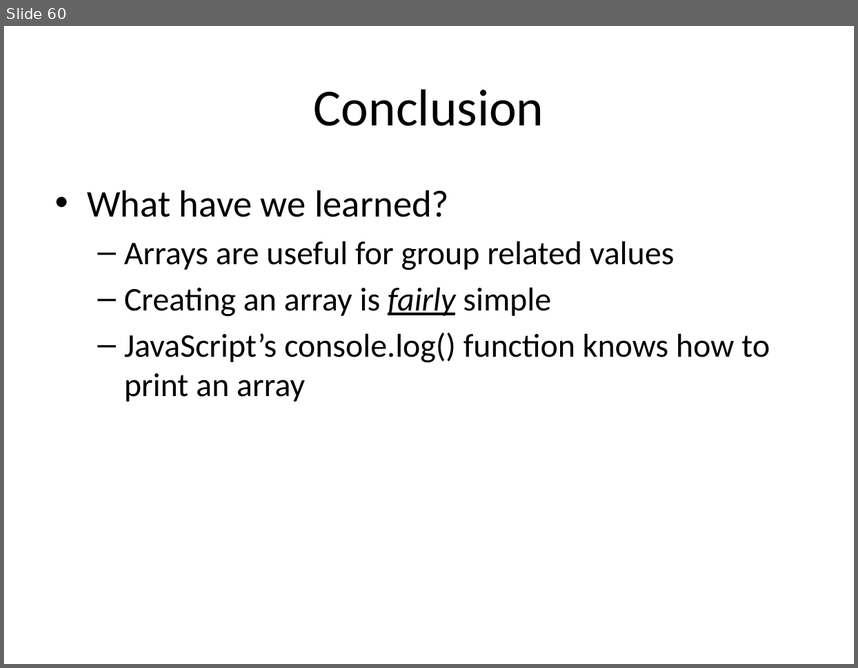
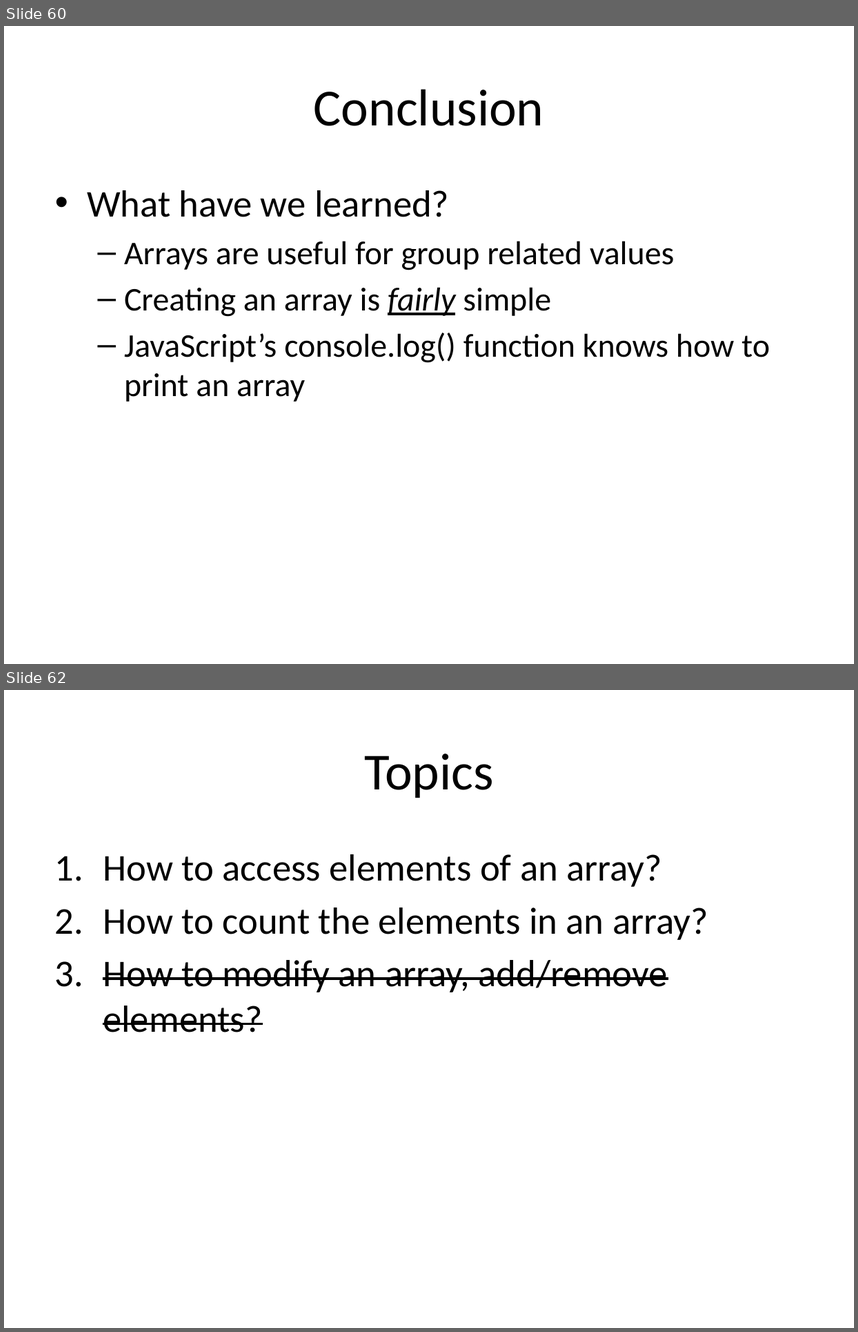
Before and after one commit to xiliax/web-programming-fundamentals, a slide deck: docs/learn-computer-programming.pptx. Shown one above the other, each under a label of ours: slide 60 before the commit, slides 60 and 62 after it; the slides between them are not shown. The pictures are 858x668 and 858x1332 pixels, drawn with LibreOffice and Linux fonts; fonts in the diff are those of the drawing. Boxes give left, top, right and bottom in pixels: in the first picture for what was removed or moved away, otherwise in the second. Text is boxed around its words. In the diff, an @@ line names an element or a change of style, - is before the commit and + after.

Commit message:
Documenation and slides update for c05s11 - Arrays : More On Usage

```diff
--- a/docs/learn-computer-programming.pptx
+++ b/docs/learn-computer-programming.pptx
@@ slide 62 added at (4, 690, 854, 1328), background #FFFFFF @@
@@ title added at (364, 753, 494, 798), 44 pt, text #000000 @@
+Topics
@@ text added at (103, 854, 708, 1032), 32 pt, text #000000 @@
+1. How to access elements of an array?
+2. How to count the elements in an array?
+3. How to modify an array, add/remove elements?
```
Also in this commit, not shown: 7 other slides added, 8 other files.
